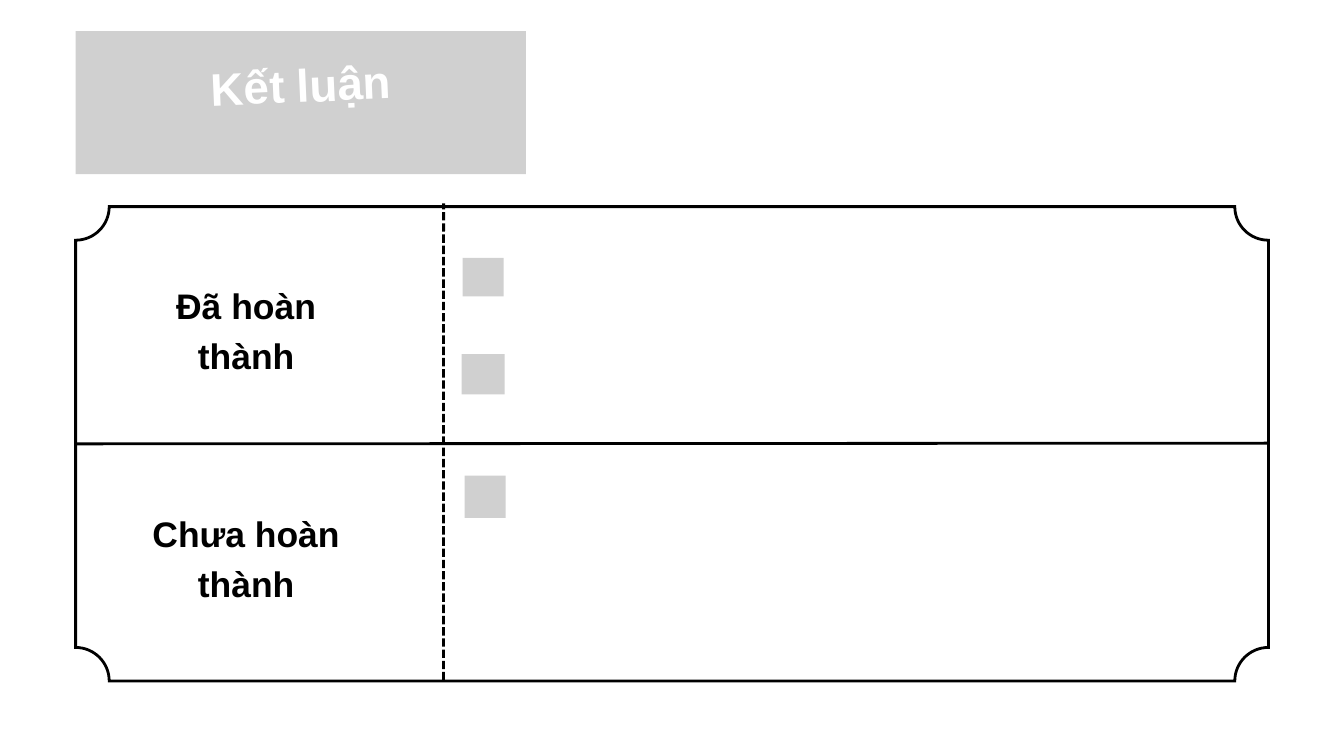
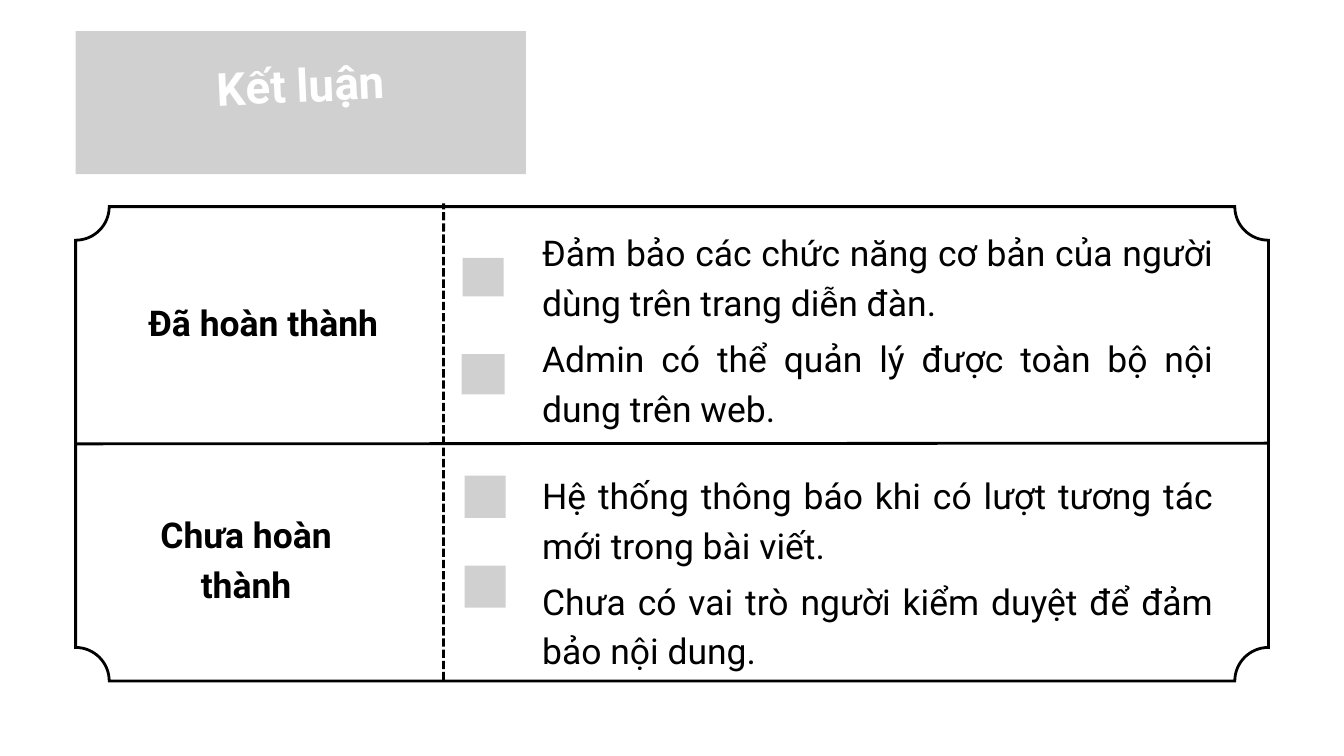
Before and after one commit to URMySunshinee/cn-da21ttc-letructin-forum-laravel, a slide deck: slide 12 of thesis/abs/PPT Báo Cáo CN.pptx (slide 18 before the commit). Drawn at 1344x756 pixels with LibreOffice and Linux fonts; fonts in the diff are those of the drawing; grey boxes stand for pictures. Boxes give left, top, right and bottom in pixels: in the first picture for what was removed or moved away, otherwise in the second. Text is boxed around its words. In the diff, an @@ line names an element or a change of style, - is before the commit and + after.

```diff
--- a/thesis/abs/PPT Báo Cáo CN.pptx
+++ b/thesis/abs/PPT Báo Cáo CN.pptx
@@ text added at <box>542,237,1212,324</box>, 38 pt, text #000000 @@
+Đảm bảo các chức năng cơ bản của người dùng trên trang diễn đàn.
@@ font Arial to Roboto in 3 elements at <box>218,66,386,107</box>, <box>160,521,332,599</box>, <box>148,309,378,337</box> @@
@@ text "Đã hoàn thành": place and size @@
-text "Đã hoàn thành" at <box>176,293,316,370</box>
+text "Đã hoàn thành" at <box>148,309,378,337</box>
@@ text added at <box>542,342,1212,430</box>, 38 pt, text #000000 @@
+Admin có thể quản lý được toàn bộ nội dung trên web.
@@ text added at <box>542,480,1212,567</box>, 38 pt, text #000000 @@
+Hệ thống thông báo khi có lượt tương tác mới trong bài viết.
@@ picture added at <box>465,566,506,608</box> @@
@@ text added at <box>542,585,1213,672</box>, 38 pt, text #000000 @@
+Chưa có vai trò người kiểm duyệt để đảm bảo nội dung.
```
Also in this commit, not shown: 9 other slides changed, 4 slides added, 10 slides removed, 2 other files.
